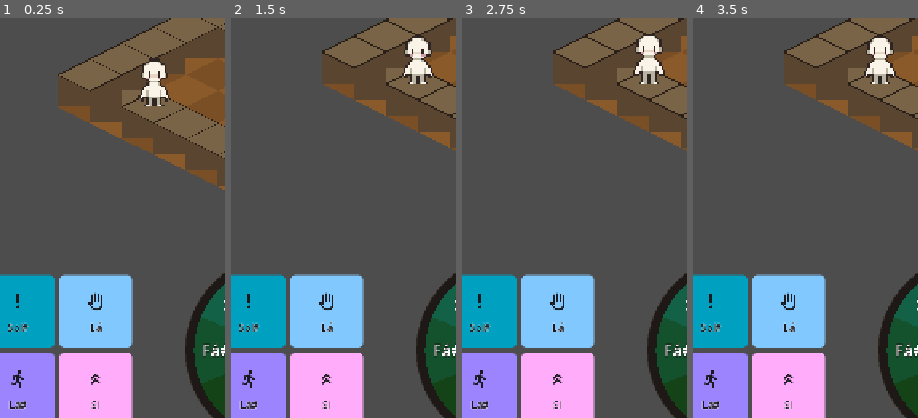
Above: before the commit, frames 1-4 (left to right).
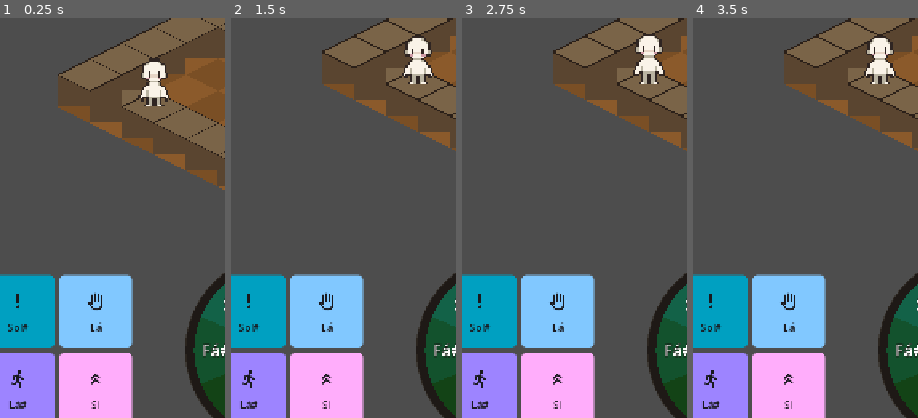
Above: after the commit, the same moments.

Repository: JDaniloC/BlindTuner
Game: Godot game, scene res://scenes/Playground.tscn
Same seed, same stepped clock (60 frames per second), same inputs: the game is played once before the commit and once after it.
Inputs:
- Up to frame 1 (0.25 s): no input
- Up to frame 2 (1.5 s): click "Começar" at 0.5 s; click "Começar" at 1.25 s
- Up to frame 3 (2.75 s): click "Curto" at 2 s
- Up to frame 4 (3.5 s): click "Pista 0 (tudo)" at 2.75 s
The pictures show only the part of the screen within x 8-58%, y 42-92%; the shares and areas given below are measured in that part.

The runs differ from the first frame. In frame 1, 0.2% of the frame differs, in the area x 3-46%, y 76-98%; in frame 2, 0.2%; in frame 3, 0.2%; in frame 4, 0.2%.

Commit message:
fix(godot): halo do nome vira exceção, não padrão
Relato do usuário sobre as placas de ação: "a cor preta no texto nas ações não
parece cair bem". Renderizado e ampliado, o problema não era o preto: era a
franja BRANCA que o contorno desenha em volta da letra escura numa placa clara e
saturada. Ela engorda o traço e lê como adesivo.

O halo não podia simplesmente sair -- ele existe porque em placa de meio-tom
NENHUMA das duas tintas alcança os 4,5:1 de texto (4,10:1 no #009218 do
Pedagógico, 4,12:1 no #388E3C do Clássico), e apagá-lo era uma das 14 mutações
que a rodada de contraste usou pra provar que a varredura morde.

Então ele deixa de ser padrão e passa a ser exceção: ColorDistance.
text_outline_px_for() devolve 0 onde a tinta se vira sozinha e TEXT_OUTLINE_PX
onde não. Medido nas paletas embarcadas, sobra halo em 2 notas do Clássico, 1 do
Pedagógico e 2 do Alto contraste -- as outras 10 ou 11 ficam com a letra limpa,
e nenhuma das 4 notas de ação precisa dele em esquema nenhum.

Vale para o piano junto, e não só para as placas: os dois chamavam
TEXT_OUTLINE_PX incondicionalmente, e deixar um com a regra nova e o outro sem
recriaria a mesma decisão implementada de dois jeitos -- que é a causa estrutural
que o diagnóstico de contraste nomeou.

A regra olha só o fundo de REPOUSO. A primeira versão fazia minf(repouso,
apertado) "por segurança"; mutação provou que era peso morto, porque
pressed_shade_for() desloca o fundo PARA LONGE da tinta e o apertado nunca lê
pior que o solto. Código que nenhum teste consegue distinguir mente sobre o que
protege: o termo saiu e o invariante virou asserção, varrendo as 216 amostras do
cubo de cor (margem mínima medida: +0,000, nunca negativa).

test_key_name_contrasts_with_its_own_key_when_the_cues_are_on exigia
outline_size >= 2 em toda tecla: isso fixava o MECANISMO, não a PROPRIEDADE. Com
o halo condicional, 11 teclas reprovaram sem que nada tivesse ficado ilegível. O
teste agora mede o que de fato encosta na letra -- o halo quando existe, a
própria tecla quando não -- que é a mesma régua que a varredura usa.

Cobertura nova em test_color_distance: as duas direções da regra (não ganha halo
quem não precisa, não fica sem halo quem precisa), o invariante do estado
apertado, e um censo que reprova se a regra virar degenerada -- sempre 0 ou
sempre 3 passaria por todas as outras asserções sem que ninguém visse.

Suíte: 537/537 (535 antes).

Co-Authored-By: Claude Opus 5 (1M context) <noreply@anthropic.com>

Diff:
--- a/godot/scripts/ColorDistance.gd
+++ b/godot/scripts/ColorDistance.gd
@@ -142,6 +142,37 @@
 ## mesma proporção que o joystick já usa (6px numa fonte de 31px).
 const TEXT_OUTLINE_PX := 3
 
+## Piso do WCAG 2.1 para texto normal (1.4.3). Vive aqui pelo mesmo motivo que
+## GRAPHIC_MIN: é o número que a regra abaixo precisa respeitar.
+const TEXT_MIN := 4.5
+
+## Espessura do contorno do nome PARA ESTE FUNDO -- 0 quando a tinta já se vira
+## sozinha.
+##
+## O halo resolveu um problema real (existe meio-tom em que nenhuma das duas
+## tintas alcança 4,5:1), mas aplicá-lo sempre custava caro no caso comum: numa
+## placa clara e saturada ele desenha uma franja BRANCA em volta de letra escura,
+## que engorda o traço e lê como adesivo. Foi exatamente o que o usuário apontou
+## nas placas de ação.
+##
+## Então o halo vira EXCEÇÃO: só entra onde a tinta sozinha não chega ao piso de
+## texto. Quem já passa fica com a letra limpa. Medido nas paletas embarcadas,
+## só 1 ou 2 das 12 notas de cada esquema precisam dele.
+##
+## Olha só o fundo de REPOUSO, e isso é suficiente -- não é descuido com o estado
+## apertado. pressed_shade_for() desloca o fundo PARA LONGE da tinta, então o
+## apertado nunca lê pior que o solto; o invariante está afirmado em
+## test_pressing_never_lowers_the_contrast_of_the_ink, varrendo o cubo de cor.
+##
+## A primeira versão fazia minf(repouso, apertado) "por segurança". Mutação
+## provou que era peso morto: trocar o minf pelo repouso sozinho não reprovava
+## nada, porque o outro termo nunca é o menor. Código que nenhum teste consegue
+## distinguir é código que mente sobre o que protege -- o invariante virou
+## asserção e a conta ficou com um termo só.
+static func text_outline_px_for(background: Color) -> int:
+	var ink := icon_tint_for(background)
+	return 0 if contrast_ratio(ink, background) >= TEXT_MIN else TEXT_OUTLINE_PX
+
 ## Fundo do estado "pressed" de uma placa/tecla colorida.
 ##
 ## Antes era sempre `fundo * 0,85`. Escurecer é o que se espera de um botão
--- a/godot/scripts/PianoInput.gd
+++ b/godot/scripts/PianoInput.gd
@@ -166,7 +166,10 @@
 		# 17,4:1 da tinta em qualquer tecla e em qualquer estado -- inclusive no
 		# pressed, que mexe no fundo. Mesma saída que o joystick já usava.
 		_buttons[i].add_theme_color_override("font_outline_color", ColorDistance.outline_tint_for(bg))
-		_buttons[i].add_theme_constant_override("outline_size", ColorDistance.TEXT_OUTLINE_PX)
+		# ...mas SÓ onde ele é necessário. Numa tecla clara a franja branca em volta
+		# da letra escura engorda o traço e lê como adesivo; a tecla branca
+		# autêntica, que já dá 17:1, não tem por que carregar halo nenhum.
+		_buttons[i].add_theme_constant_override("outline_size", ColorDistance.text_outline_px_for(bg))
 		# Estado "pressed" ganha um stylebox próprio (mesma geometria, fundo
 		# deslocado) pra dar feedback visual de toque -- sem isso, apertar
 		# uma tecla não mudava nada visualmente (normal/hover/pressed
--- a/godot/scripts/SpecialActionPanel.gd
+++ b/godot/scripts/SpecialActionPanel.gd
@@ -166,7 +166,10 @@
 		# 17,4:1 contra a tinta em qualquer placa e qualquer estado, inclusive
 		# armada (bg x1,6) e apertada.
 		_labels[i].add_theme_color_override("font_outline_color", ColorDistance.outline_tint_for(base_color))
-		_labels[i].add_theme_constant_override("outline_size", ColorDistance.TEXT_OUTLINE_PX)
+		# ...mas SÓ onde ele é necessário: numa placa clara e saturada a franja
+		# branca em volta da letra escura engorda o traço e lê como adesivo. A
+		# regra decide por placa, testando repouso e apertado.
+		_labels[i].add_theme_constant_override("outline_size", ColorDistance.text_outline_px_for(base_color))
 		_icons[i].set_tint(ink)
 
 ## Conectado pelo Playground ao sinal armed_state_changed do Character.
--- a/godot/tests/test_color_distance.gd
+++ b/godot/tests/test_color_distance.gd
@@ -142,3 +142,64 @@
 			var tint = CD.icon_tint_for(c)
 			var razao = CD.contrast_ratio(c, tint)
 			assert_gt(razao, 3.0, "contraste insuficiente do ícone sobre %s" % c.to_html())
+
+func test_the_outline_only_shows_up_where_the_ink_cannot_reach_the_text_floor():
+	# O halo resolve um problema real, mas aplicado sempre ele desenha uma franja
+	# clara em volta de letra escura e engorda o traço -- foi o que o usuário
+	# apontou nas placas de ação. A regra é: entra só onde a tinta sozinha não
+	# alcança 4,5:1.
+	#
+	# Varre as 12 cores dos 3 esquemas e exige as DUAS direções. Sem a segunda,
+	# `return 0` incondicional passaria; sem a primeira, passaria o comportamento
+	# antigo de halo sempre.
+	var com_halo := 0
+	var sem_halo := 0
+	for id in ColorSchemes.SCHEME_IDS:
+		for c in ColorSchemes.colors_for(id):
+			var px = CD.text_outline_px_for(c)
+			var ink = CD.icon_tint_for(c)
+			var pior = minf(CD.contrast_ratio(ink, c),
+				CD.contrast_ratio(ink, CD.pressed_shade_for(c)))
+			if px == 0:
+				sem_halo += 1
+				assert_gte(pior, CD.TEXT_MIN,
+					"%s ficou sem halo com a tinta em só %.2f:1" % [c.to_html(), pior])
+			else:
+				com_halo += 1
+				assert_lt(pior, CD.TEXT_MIN,
+					"%s carrega halo sem precisar (a tinta já dá %.2f:1)" % [c.to_html(), pior])
+	# Censo: se a regra virasse degenerada (sempre 0 ou sempre 3) as asserções
+	# acima continuariam passando e ninguém veria.
+	assert_gt(sem_halo, 0, "nenhuma cor ficou limpa -- a regra virou halo sempre")
+	assert_gt(com_halo, 0, "nenhuma cor ganhou halo -- a rede de meio-tom sumiu")
+
+func test_pressing_never_lowers_the_contrast_of_the_ink():
+	# ESTE é o invariante que sustenta text_outline_px_for() olhar só o fundo de
+	# repouso. pressed_shade_for() desloca o fundo PARA LONGE da tinta (clareia
+	# quando a tinta é escura, escurece quando é clara), então o estado apertado
+	# nunca pode ler pior que o solto.
+	#
+	# A versão anterior desta regra fazia minf(repouso, apertado) "por segurança".
+	# Mutação provou que era peso morto: trocar o minf pelo fundo de repouso
+	# sozinho não reprovava nada, porque o outro termo nunca é o menor. Em vez de
+	# manter código que nenhum teste consegue distinguir, o invariante virou
+	# asserção -- e aí quem quebrar pressed_shade_for() ouve daqui.
+	#
+	# Varre o cubo de cor, não as paletas embarcadas: a paleta personalizada é do
+	# jogador e pode ser qualquer cor, e foi exatamente por varrer o cubo que o
+	# piso de icon_tint_for() apareceu.
+	var pior_margem := 99.0
+	var amostras := 0
+	for r in range(0, 6):
+		for g in range(0, 6):
+			for b in range(0, 6):
+				var c := Color(r / 5.0, g / 5.0, b / 5.0)
+				var ink = CD.icon_tint_for(c)
+				var repouso = CD.contrast_ratio(ink, c)
+				var apertado = CD.contrast_ratio(ink, CD.pressed_shade_for(c))
+				assert_gte(apertado, repouso - 0.001,
+					"%s: apertada dá %.2f:1 contra %.2f:1 solta" % [c.to_html(), apertado, repouso])
+				pior_margem = minf(pior_margem, apertado - repouso)
+				amostras += 1
+	assert_eq(amostras, 216, "pré-condição: o cubo varrido tem 6x6x6 amostras")
+	gut.p("margem mínima apertado-solto: %+.3f em %d amostras" % [pior_margem, amostras])
--- a/godot/tests/test_piano_input.gd
+++ b/godot/tests/test_piano_input.gd
@@ -245,18 +245,32 @@
 	assert_eq(p._key_icons[p._button_notes.find("C4")]._tint, Color.WHITE,
 		"fundo escuro (#9C000A) pede ícone branco")
 
-## Pior contraste do NOME contra o que fica encostado nele, entre TODOS os
+## Pior contraste do NOME contra o que fica ENCOSTADO nele, entre TODOS os
 ## estados de cor de texto do Button.
 ##
-## O que fica encostado na letra é o CONTORNO, não a tecla: os seis estados de
-## cor de fonte são sobrescritos com a tinta e o contorno é a tinta oposta. Medir
-## contra a tecla seria medir o que a letra não toca -- e daria o número errado
-## nos meio-tons, que é justamente onde a régua precisa acertar.
+## O que encosta na letra depende de existir halo. Com contorno, é ele -- os seis
+## estados de cor de fonte levam a tinta e o contorno é a tinta oposta. Sem
+## contorno, é a própria tecla, e aí os estados de FUNDO passam a importar
+## (normal e pressed pintam cores diferentes).
+##
+## Esta distinção nasceu quando o halo virou exceção em vez de padrão: medir
+## sempre contra o halo passaria a medir uma cor que, na maioria das teclas, não
+## chega a ser desenhada -- e daria aprovação a um rótulo que ninguém consegue
+## ler.
 func _pior_contraste_do_rotulo(btn: Button) -> float:
 	var halo: Color = btn.get_theme_color("font_outline_color")
+	var fundos: Array[Color] = []
+	if btn.get_theme_constant("outline_size") >= 2 and halo.a > 0.0:
+		fundos.append(halo)
+	else:
+		for estado in ["normal", "pressed"]:
+			var sb := btn.get_theme_stylebox(estado)
+			if sb is StyleBoxFlat:
+				fundos.append((sb as StyleBoxFlat).bg_color * btn.self_modulate)
 	var pior := 99.0
 	for nome in PianoInputScript.BUTTON_FONT_COLORS:
-		pior = minf(pior, ColorDistance.contrast_ratio(halo, btn.get_theme_color(nome)))
+		for fundo in fundos:
+			pior = minf(pior, ColorDistance.contrast_ratio(btn.get_theme_color(nome), fundo))
 	return pior
 
 func test_key_name_contrasts_with_its_own_key_when_the_cues_are_on():
@@ -277,8 +291,12 @@
 		ColorSchemeSettings.set_scheme(esquema)
 		for i in range(p._buttons.size()):
 			assert_ne(p._buttons[i].text, "", "pré-condição: a tecla %s exibe o nome" % p._button_notes[i])
-			assert_gte(p._buttons[i].get_theme_constant("outline_size"), 2,
-				"a tecla %s precisa de contorno pra sustentar 4,5:1" % p._button_notes[i])
+			# A barra é a PROPRIEDADE (o nome é legível), não o MECANISMO (tem
+			# contorno). A versão anterior exigia outline_size >= 2 em toda tecla,
+			# o que fixava a implementação: quando o halo virou exceção -- ele
+			# desenha uma franja branca em volta de letra escura e engorda o traço,
+			# então só entra onde a tinta não se vira sozinha -- 11 teclas
+			# reprovaram sem que nada tivesse ficado ilegível.
 			assert_gte(_pior_contraste_do_rotulo(p._buttons[i]), 4.5,
 				"%s: o nome da tecla %s dá %.2f:1 contra o próprio contorno" % [
 					esquema, p._button_notes[i], _pior_contraste_do_rotulo(p._buttons[i])])
